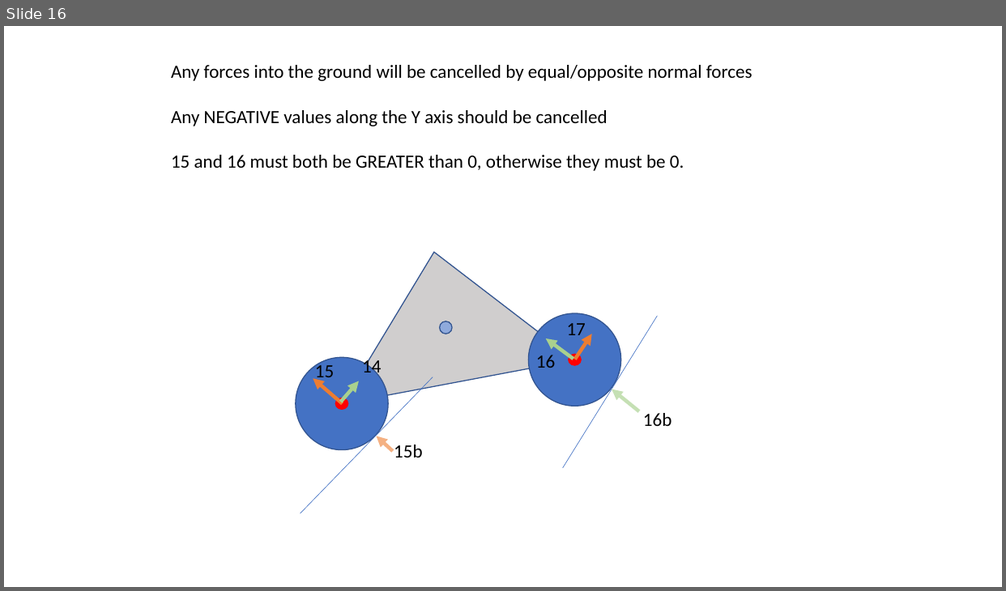
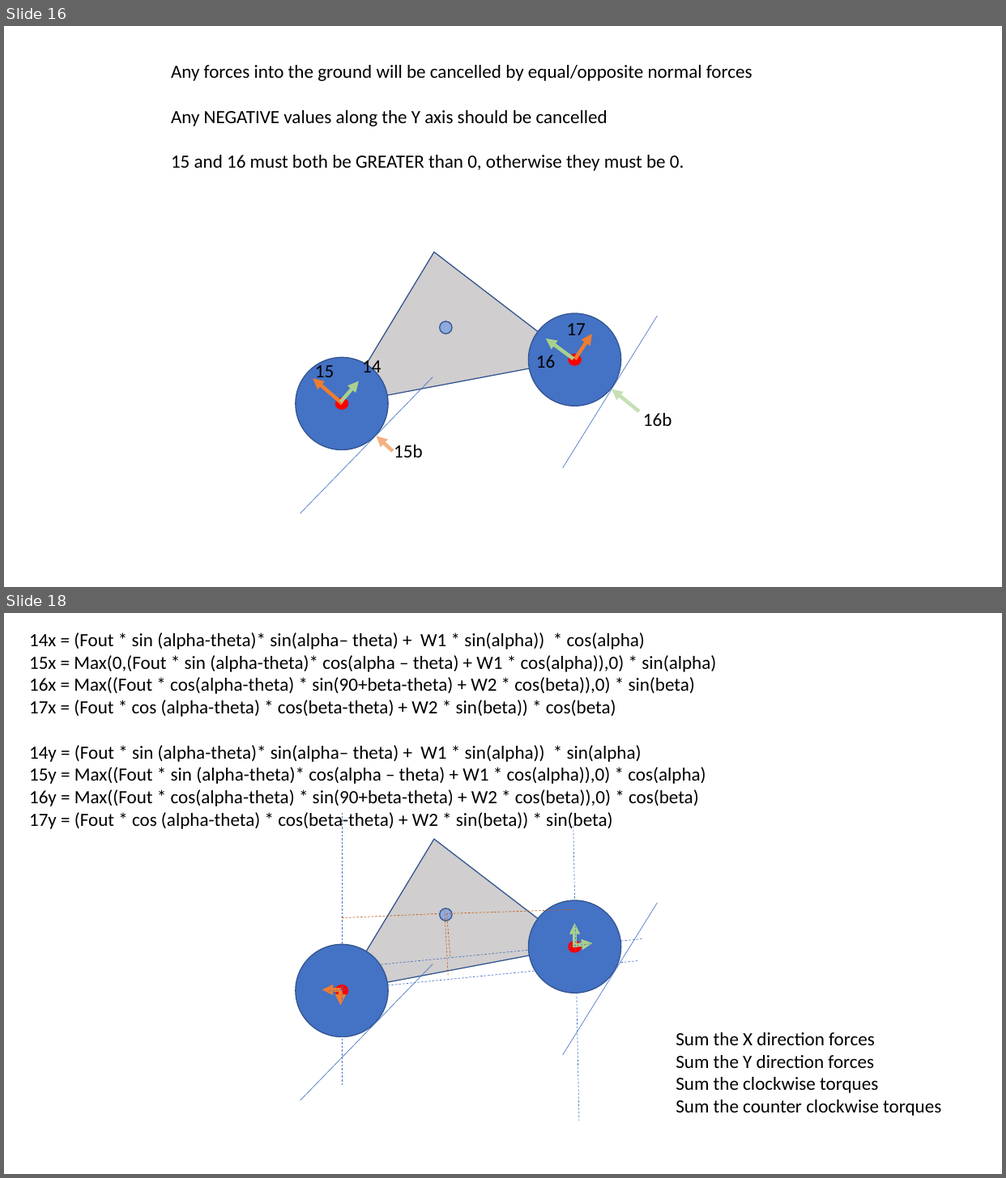
Before and after one commit to rhambleton/drive2d, a slide deck: vehicle forces.pptx. Shown one above the other, each under a label of ours: slide 16 before the commit, slides 16 and 18 after it; the slides between them are not shown. The pictures are 1006x591 and 1006x1178 pixels, drawn with LibreOffice and Linux fonts; fonts in the diff are those of the drawing. Boxes give left, top, right and bottom in pixels: in the first picture for what was removed or moved away, otherwise in the second. Text is boxed around its words. In the diff, an @@ line names an element or a change of style, - is before the commit and + after.

Commit message:
even more force model math

```diff
--- a/vehicle forces.pptx
+++ b/vehicle forces.pptx
@@ slide 18 added at (4,613,1002,1174), background #FFFFFF @@
@@ text added at (29,632,716,831), 18 pt, text #000000 @@
+14x = (Fout * sin (alpha-theta)* sin(alpha– theta) + W1 * sin(alpha)) * cos(alpha)
+15x = Max(0,(Fout * sin (alpha-theta)* cos(alpha – theta) + W1 * cos(alpha)),0) * sin(alpha)
+16x = Max((Fout * cos(alpha-theta) * sin(90+beta-theta) + W2 * cos(beta)),0) * sin(beta)
+17x = (Fout * cos (alpha-theta) * cos(beta-theta) + W2 * sin(beta)) * cos(beta)
+14y = (Fout * sin (alpha-theta)* sin(alpha– theta) + W1 * sin(alpha)) * sin(alpha)
+15y = Max((Fout * sin (alpha-theta)* cos(alpha – theta) + W1 * cos(alpha)),0) * cos(alpha)
+16y = Max((Fout * cos(alpha-theta) * sin(90+beta-theta) + W2 * cos(beta)),0) * cos(beta)
+17y = (Fout * cos (alpha-theta) * cos(beta-theta) + W2 * sin(beta)) * sin(beta)
@@ triangle added at (318,818,575,991), fill #D0CECE, outline #325491 1 pt @@
@@ line added from (342, 1085) to (342, 814), #4472C4 0.5 pt dashed @@
@@ line added from (579, 1122) to (573, 825), #4472C4 0.5 pt dashed @@
@@ ellipse added at (529,901,621,994), fill #4472C4, outline #325491 1 pt @@
@@ line added from (562, 1055) to (658, 903), #4472C4 0.5 pt @@
@@ line added from (342, 918) to (439, 914), #C55A11 0.5 pt dashed @@
@@ ellipse added at (440,909,453,922), fill #8FAADC, outline #325491 1 pt @@
@@ line added from (445, 910) to (448, 976), #C55A11 0.5 pt dashed @@
@@ line added from (445, 914) to (574, 909), #C55A11 0.5 pt dashed @@
@@ line added from (447, 914) to (450, 957), #C55A11 0.5 pt dashed @@
@@ arrow added from (575, 948) to (575, 924), #A9D18E 3.5 pt @@
@@ ellipse added at (296,944,388,1037), fill #4472C4, outline #325491 1 pt @@
@@ line added from (641, 939) to (331, 969), #4472C4 0.5 pt dashed @@
@@ ellipse added at (569,942,582,953), fill #FF0000, outline #FF0000 1 pt @@
@@ arrow added from (573, 946) to (592, 943), #A9D18E 3.5 pt @@
@@ line added from (300, 1101) to (433, 964), #4472C4 0.5 pt @@
@@ line added from (637, 961) to (327, 992), #4472C4 0.5 pt dashed @@
@@ arrow added from (341, 990) to (322, 990), #ED7D31 3.5 pt @@
@@ ellipse added at (335,985,348,996), fill #FF0000, outline #FF0000 1 pt @@
@@ arrow added from (341, 990) to (341, 1006), #ED7D31 3.5 pt @@
@@ text added at (675,1033,941,1116), 18 pt, text #000000 @@
+Sum the X direction forces
+Sum the Y direction forces
+Sum the clockwise torques
+Sum the counter clockwise torques
```
Also in this commit, not shown: 2 slides changed, 2 slides removed.
